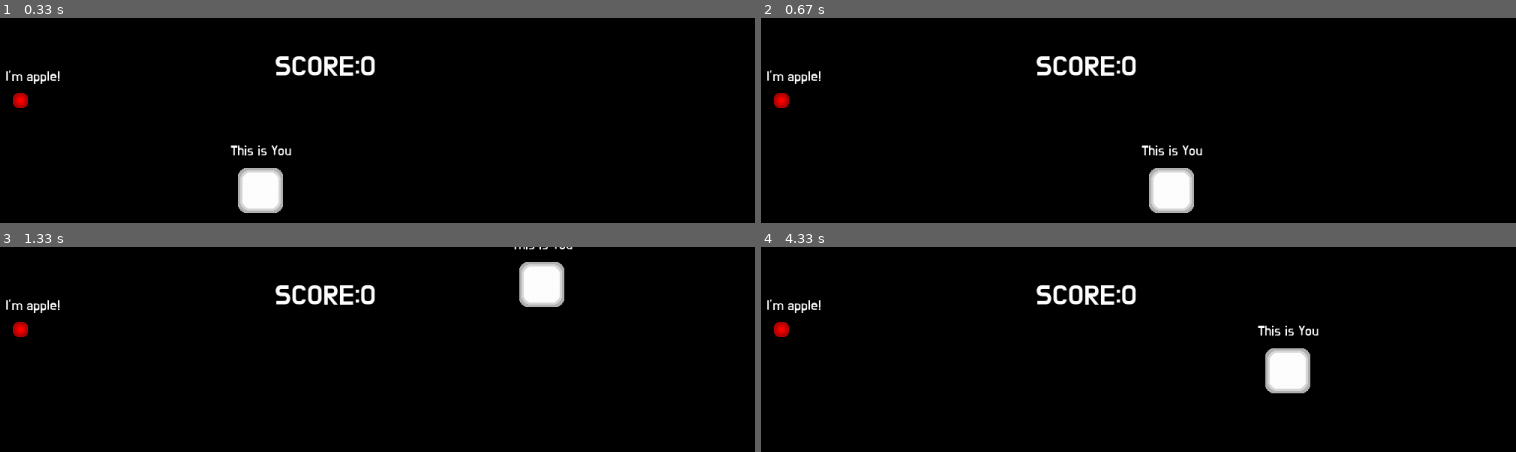
Above: before the commit, frames 1-4 (two rows, left to right).
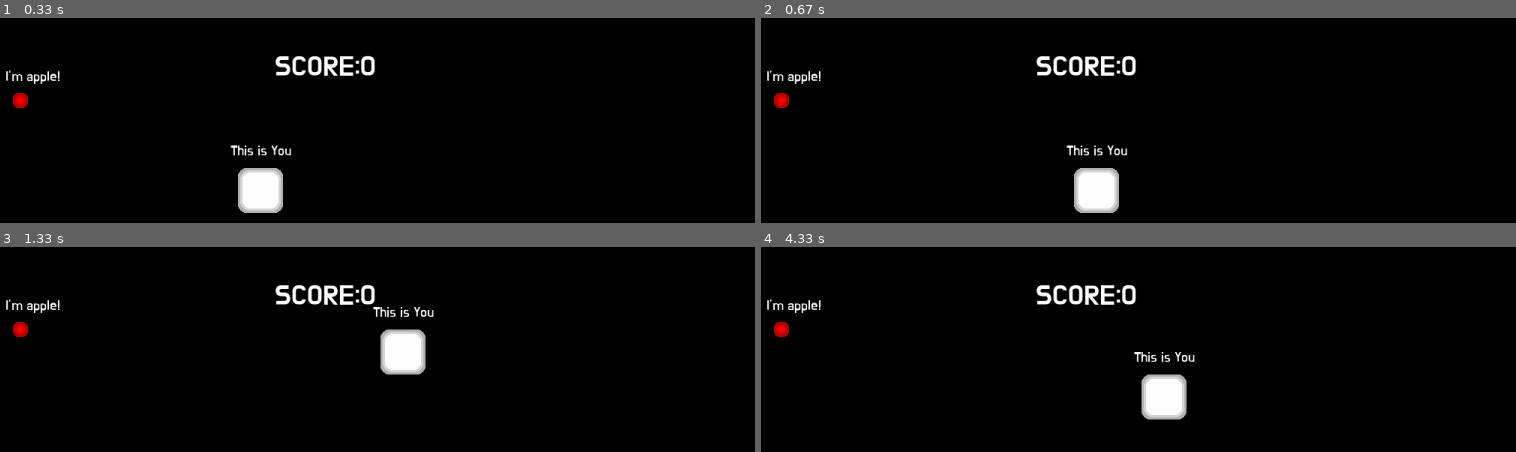
Above: after the commit, the same moments.

Repository: Dano-Sato/REMO-Engine-with-100-Examples-Pygame-
Game: pygame game, started from 1-AppleGame.py
Same seed, same stepped clock (60 frames per second), same inputs: the game is played once before the commit and once after it.
Inputs (mouse positions are in pixels of both pictures, inside the frame that each line leads up to):
- Up to frame 1 (0.33 s): no input
- Up to frame 2 (0.67 s): hold Right from 0.33 s (still down); move the mouse to (outside the picture) at 0.37 s
- Up to frame 3 (1.33 s): release Right at 0.8 s; hold Up 0.83-1.13 s; hold Right from 1.17 s (still down)
- Up to frame 4 (4.33 s): release Right at 1.63 s; hold Left 1.67-2.2 s; hold Down 2.23-2.53 s; hold Left 2.57-2.97 s; hold Up 3-3.37 s; hold Right 3.4-4.03 s; hold Down from 4.07 s (still down)

Frame 1 is identical in both runs. In frame 2, 3.0% of the frame differs, in the area x 40-59%, y 61-96%; in frame 3, 2.9%; in frame 4, 3.1%, in the area x 49-74%, y 38-85%.

Commit message:
각종 버그들 확인. 예제 4에서 버그 임시 해결

Diff:
--- a/4-itemShop.py
+++ b/4-itemShop.py
@@ -55,13 +55,16 @@
                 return _
             testObj.connect(func(i))
             testObj.setParent(self.testlayout)
-        self.testlayout.setParent(self.testBg)
-        self.testlayout.adjustLayout()
+        self.attachLayout()
         self.testDrag.setParent(self.testBg)
         print(self.item_db)
         return
     def init(self):
         return
+
+    def attachLayout(self):
+        self.testlayout.pos = self.testBg.pos+RPoint(20,80)
+        self.testlayout.adjustLayout()
     def update(self):
         Rs.acquireDrawLock()
         if Rs.userJustLeftClicked():
@@ -75,7 +78,7 @@
             obj = self.testlayout.childs[0]
             obj.setParent(None)
 
-        Rs.dragEventHandler(self.testDrag,self.testBg)
+        Rs.dragEventHandler(self.testDrag,self.testBg,self.attachLayout)
         self.testlayout.update()
         Rs.releaseDrawLock()
         return
@@ -84,6 +87,7 @@
         self.label.draw()
         self.moneyBg.draw()
         self.testBg.draw()
+        self.testlayout.draw()
         #self.testlayout.scrollBar.draw()
         return
 
--- a/REMOLib.py
+++ b/REMOLib.py
@@ -949,6 +949,7 @@
     currentScene = Scene()
     benchmark_fps = {"Draw":0,"Update":0}
     drawLock = False ## 신 교체 중임을 알리는 인자
+    clock = pygame.time.Clock()
     __showBenchmark = False
     _lastStartedWindow = None
     def __init__(self,window_resolution=(1920,1080),screen_size = (1920,1080),fullscreen=True,*,caption="REMOGame window"):
@@ -962,6 +963,7 @@
                 ctypes.windll.user32.SetProcessDPIAware()
             except AttributeError:
                 pass # Windows XP doesn't support monitor scaling, so just do nothing.
+
         pygame.init()
         info = pygame.display.Info() # You have to call this before pygame.display.set_mode()
         Rs.fullScreenRes = (info.current_w,info.current_h) ##풀스크린의 해상도를 확인한다.
@@ -1038,18 +1040,7 @@
 
                 Rs._updateState()
 
-
-                ##Timing code, set frame to target_fps(60fps)
-                curr_time = time.time()#so now we have time after processing
-                diff = curr_time - prev_time#frame took this much time to process and render
-                delay = max(1.0/Rs.update_fps - diff, 0)#if we finished early, wait the remaining time to desired fps, else wait 0 ms!
-                time.sleep(delay)
-                if time.time()-benchmarkTimer>0.5:
-                    ##현재 나오는 프레임(fps)을 벤치마크한다.
-                    REMOGame.benchmark_fps["Update"] = 1.0/(delay + diff)#fps is based on total time ("processing" diff time + "wasted" delay time)
-                    benchmarkTimer = time.time()
-
-                prev_time = curr_time
+                REMOGame.clock.tick(60)
             except:
                 import traceback
                 traceback.print_exc()
@@ -2766,6 +2757,7 @@
 ##스크롤바를 통해 스크롤링이 가능한 레이아웃. rect영역 안에 레이아웃이 그려집니다.
 ##TODO: 지정한 rect 영역보다 객체 길이가 짧으면 스크롤바가 안 보여야 한다.
 ##Bug: 아주 간헐적으로 내용물이 제대로 그려지지 않는 버그가 있다. 원인불명
+###현재로선 누군가의 차일드로 들어갔을 때 버벅대는 것으로 보임.
 ##미완성이고 차일드가 많아지면 버벅인다. 적절하게 활용할 것
 class scrollLayout(layoutObj):
     scrollbar_offset = 10
@@ -2786,6 +2778,9 @@
             except:
                 pass
 
+
+        ##캐시 이미지 생성
+
         r = self.boundary
         bp = RPoint(r.x,r.y) #position of boundary
         cache = pygame.Surface((self.rect.w,self.rect.h),pygame.SRCALPHA,32).convert_alpha()
